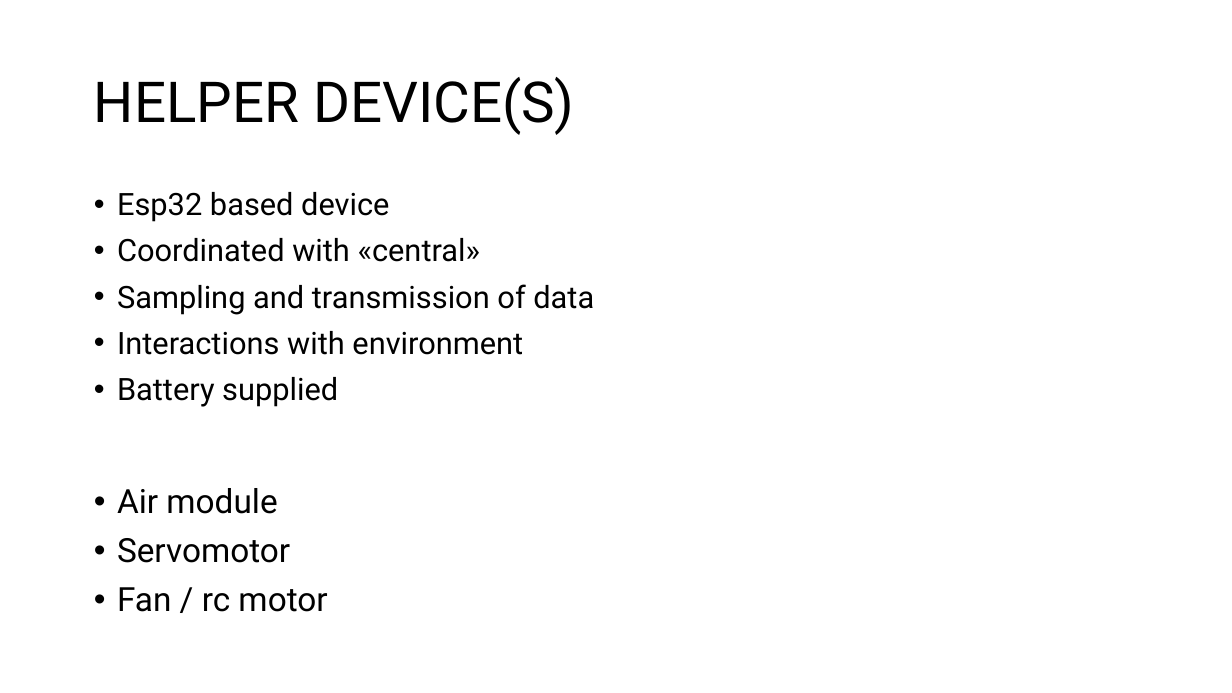
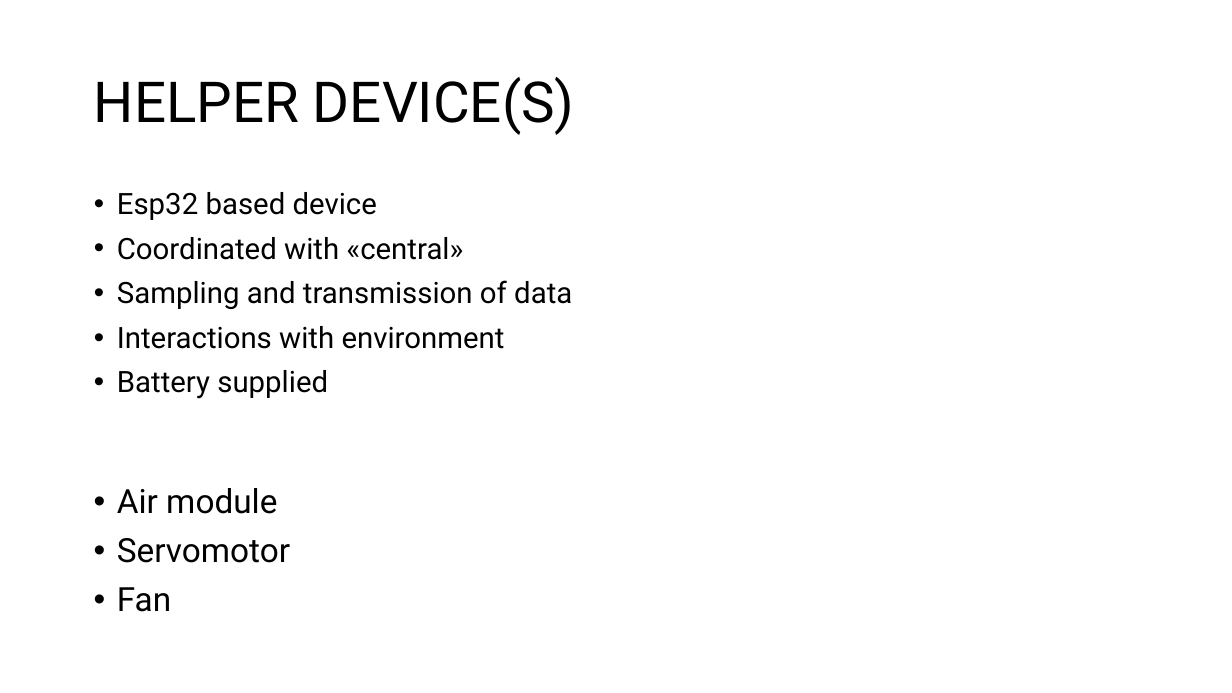
Before and after one commit to LorenzoPecorari/iot_project, a slide deck: slide 4 of iot_pres.pptx. Drawn at 1232x693 pixels with LibreOffice and Linux fonts; fonts in the diff are those of the drawing. Boxes give left, top, right and bottom in pixels: in the first picture for what was removed or moved away, otherwise in the second. Text is boxed around its words. In the diff, an @@ line names an element or a change of style, - is before the commit and + after.

```diff
--- a/iot_pres.pptx
+++ b/iot_pres.pptx
@@ text "Esp32 based device" at box(117, 192, 572, 399): size 24.1 to 22.9 pt @@
@@ text at box(117, 587, 171, 612): text changed @@
-• Fan / rc motor
+• Fan
```
Also in this commit, not shown: 4 other slides changed, 46 other files.
